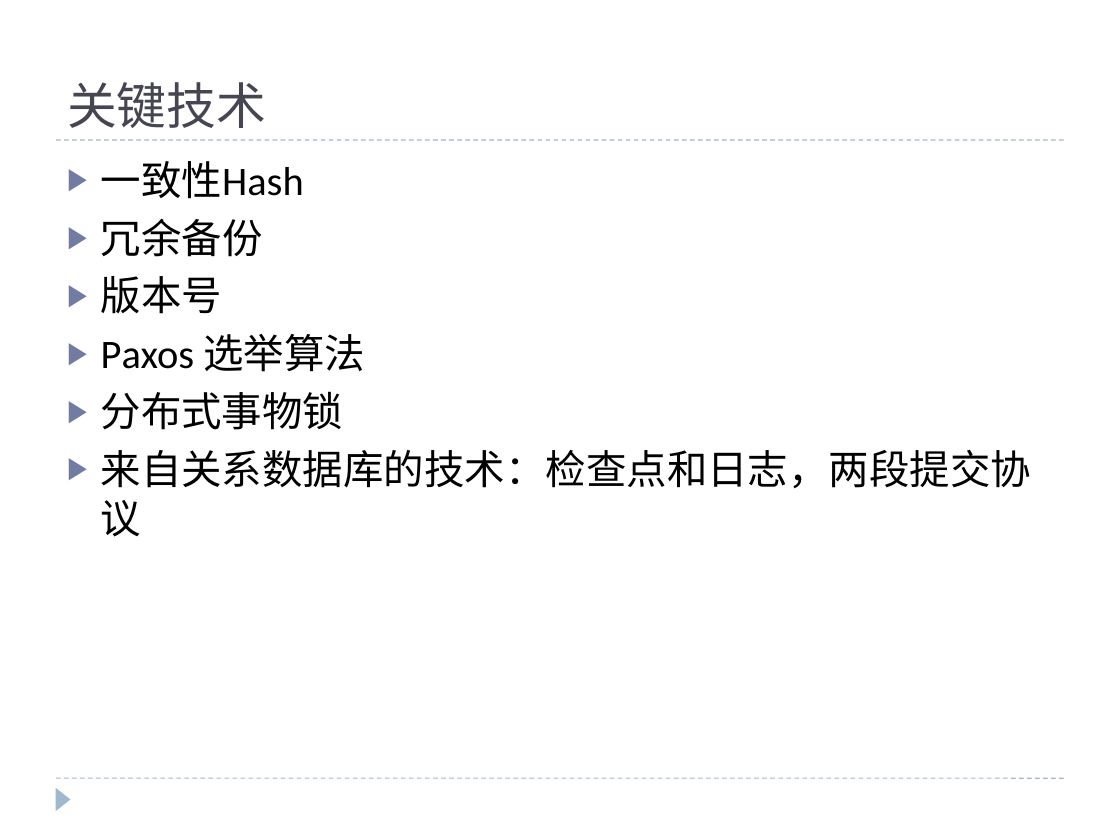
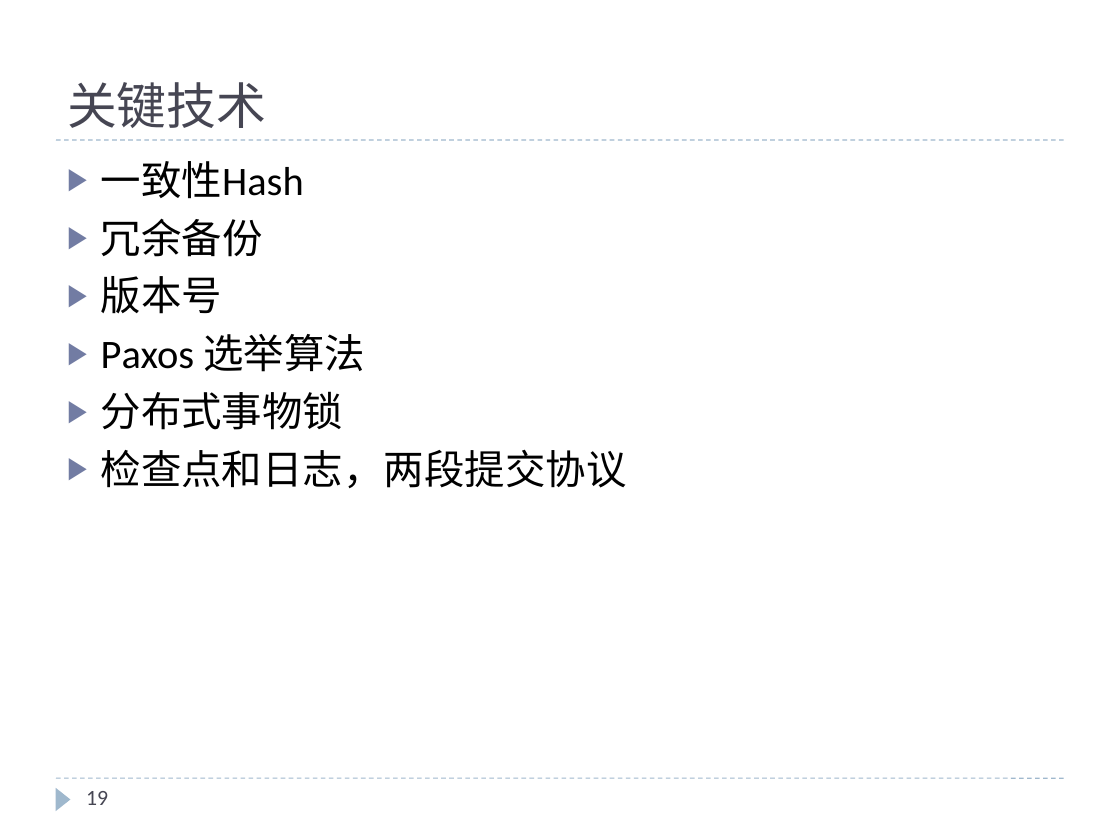
Before and after one commit to cheliequan/idning-paper, a slide deck: slide 19 of draft/MDS集群.pptx (slide 18 before the commit). Drawn at 1120x840 pixels with LibreOffice and Linux fonts; fonts in the diff are those of the drawing. Boxes give left, top, right and bottom in pixels: in the first picture for what was removed or moved away, otherwise in the second. Text is boxed around its words. In the diff, an @@ line names an element or a change of style, - is before the commit and + after.

```diff
--- a/draft/MDS集群.pptx
+++ b/draft/MDS集群.pptx
@@ text at [101,449,627,488]: text changed @@
-▶ 来自关系数据库的技术：检查点和日志，两段提交协议
+▶ 检查点和日志，两段提交协议
@@ page number added at [86,791,108,805], 14 pt, text #464653 @@
+19
```
Also in this commit, not shown: 18 other slides changed, 1 slide added, 2 other files.
